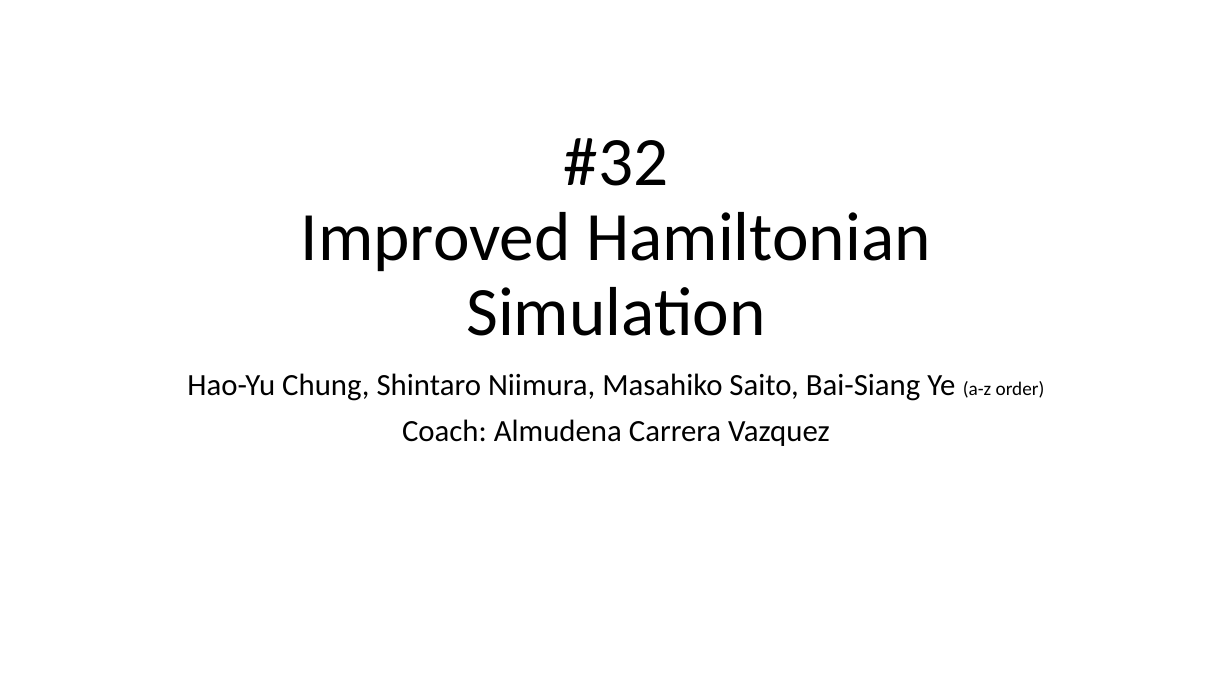
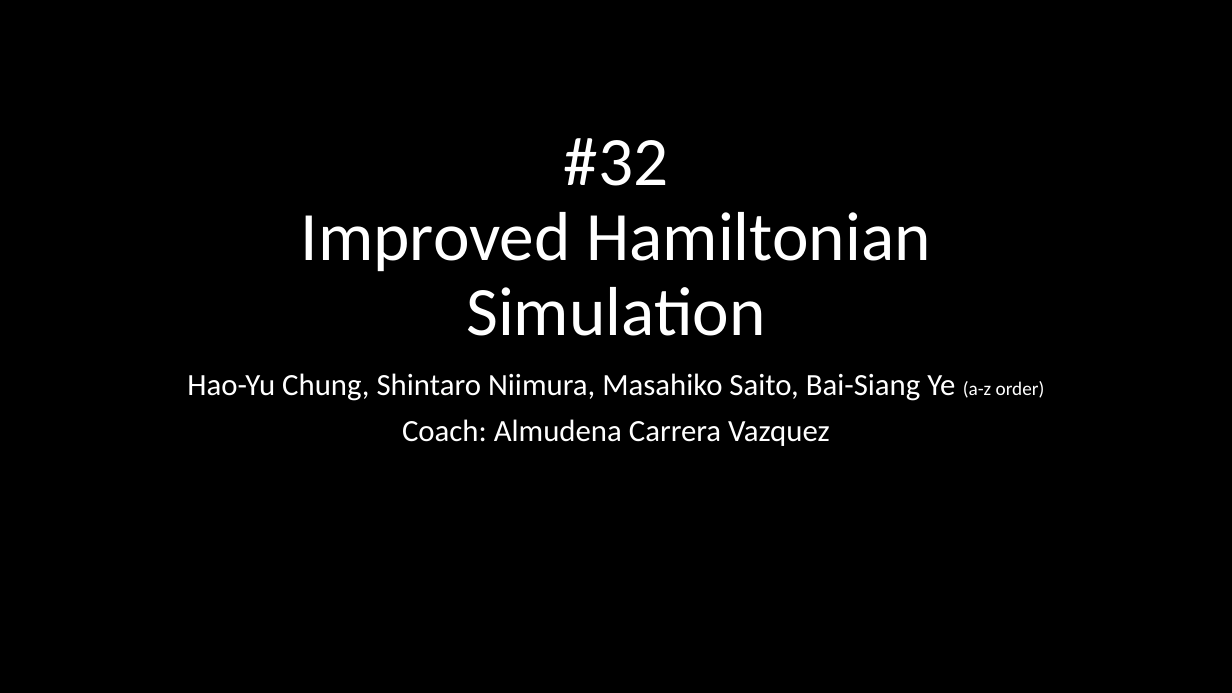
Before and after one commit to hoshitaro/32-Improved-Hamiltonian-Simulation, a slide deck: slide 1 of hackhackhack.pptx. Drawn at 1232x693 pixels with LibreOffice and Linux fonts; fonts in the diff are those of the drawing. Boxes give left, top, right and bottom in pixels: in the first picture for what was removed or moved away, otherwise in the second. Text is boxed around its words. In the diff, an @@ line names an element or a change of style, - is before the commit and + after.

```diff
--- a/hackhackhack.pptx
+++ b/hackhackhack.pptx
@@ background #FFFFFF to #000000 @@
@@ title "#32 Improved Hamiltonian Simulation" at (x1=301, y1=138, x2=930, y2=336): text colour #000000 to #FFFFFF @@
@@ subtitle "Hao-Yu Chung, Shintaro Niimura, Masahiko ..." at (x1=187, y1=373, x2=1045, y2=446): text colour #000000 to #FFFFFF @@
```
Also in this commit, not shown: 13 other slides changed, 1 slide added.
